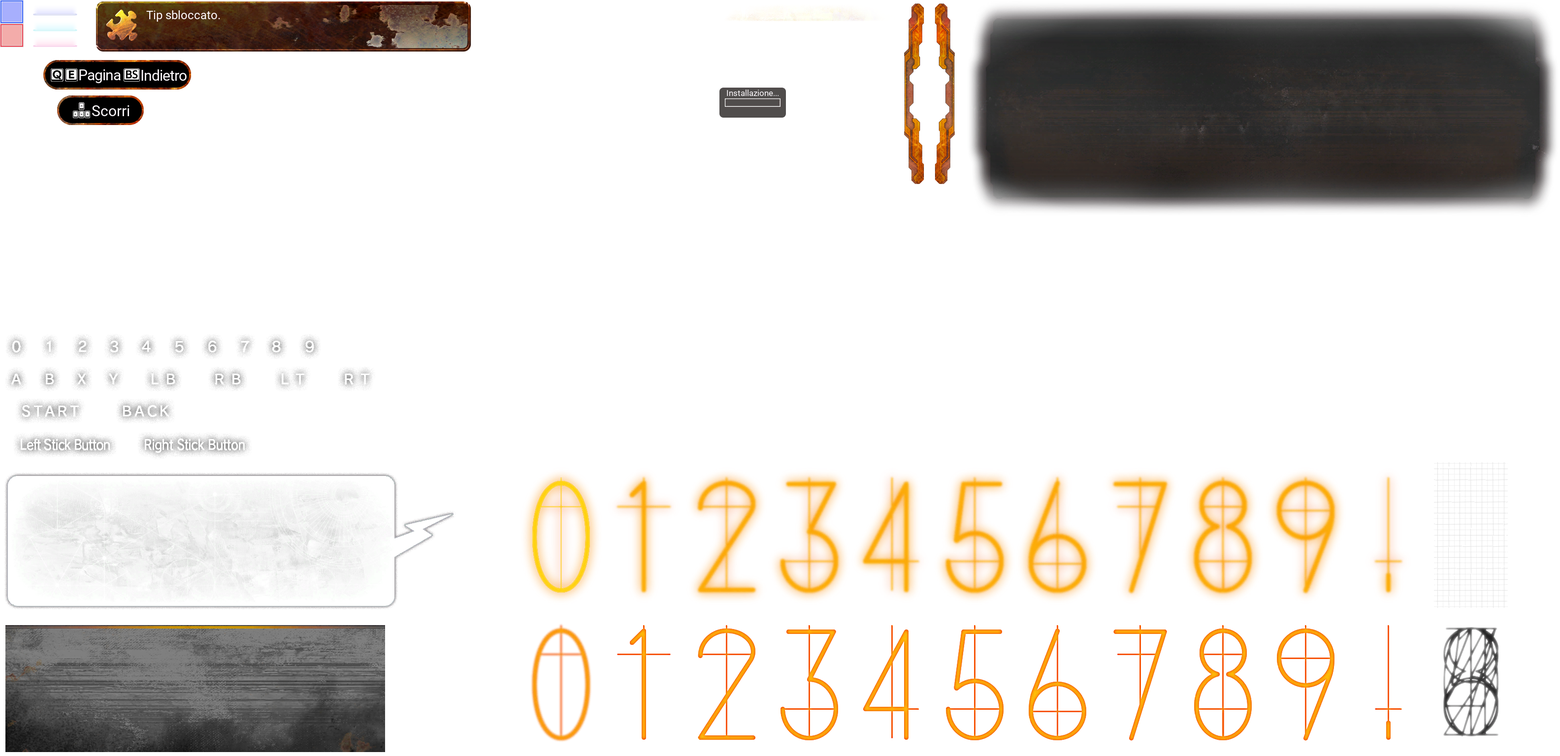
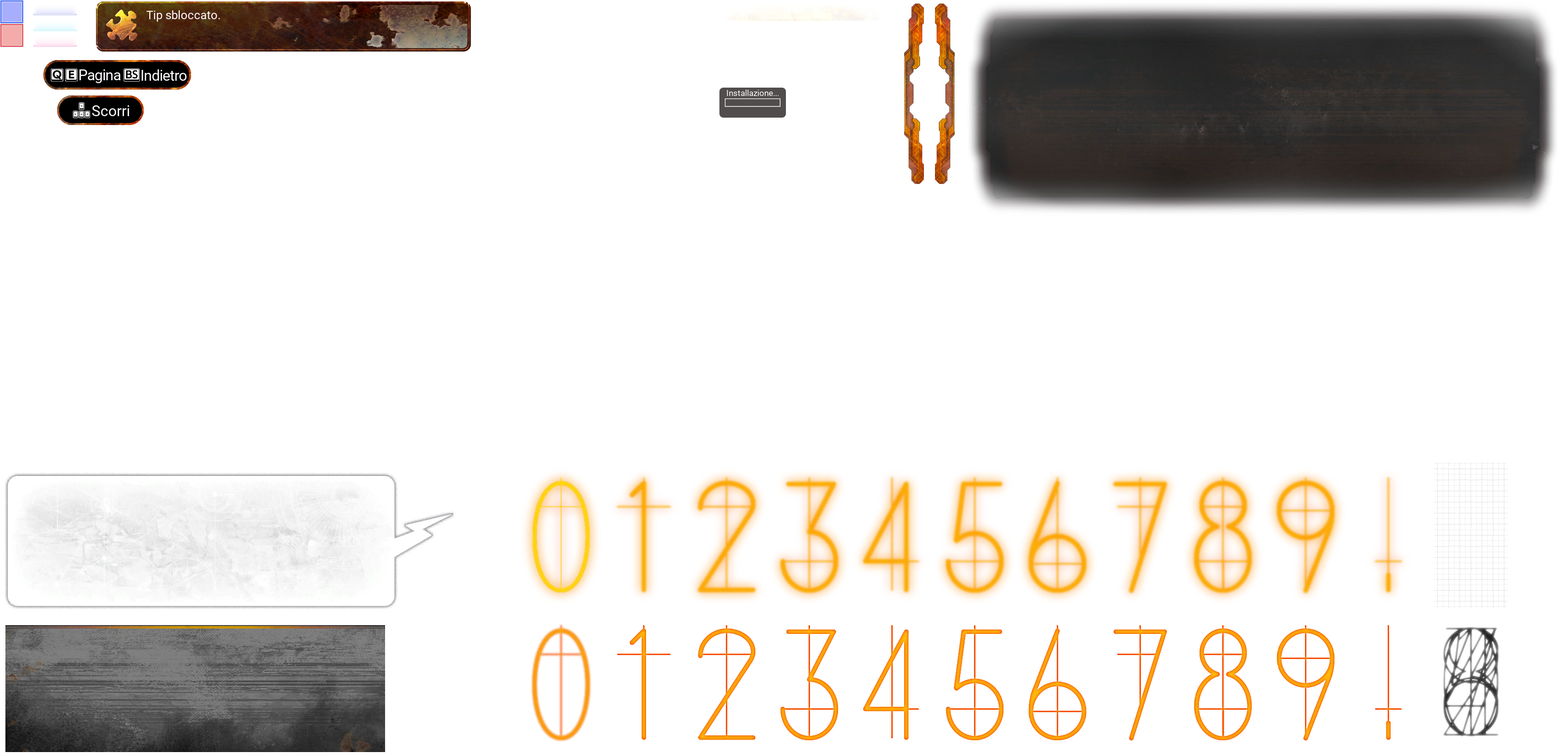
Before/after of a (1560, 756) layered artwork. What changed in the layer stack:
painted on "DATA01.dds" over 4, 333, 376, 460
